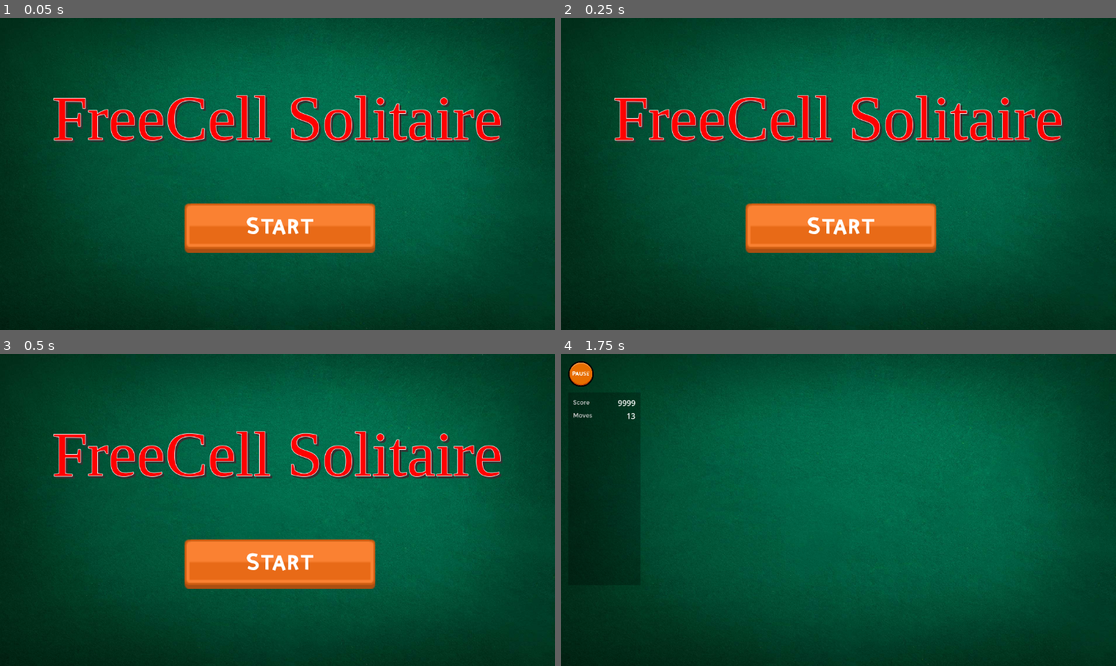
Above: before the commit, frames 1-4 (two rows, left to right).
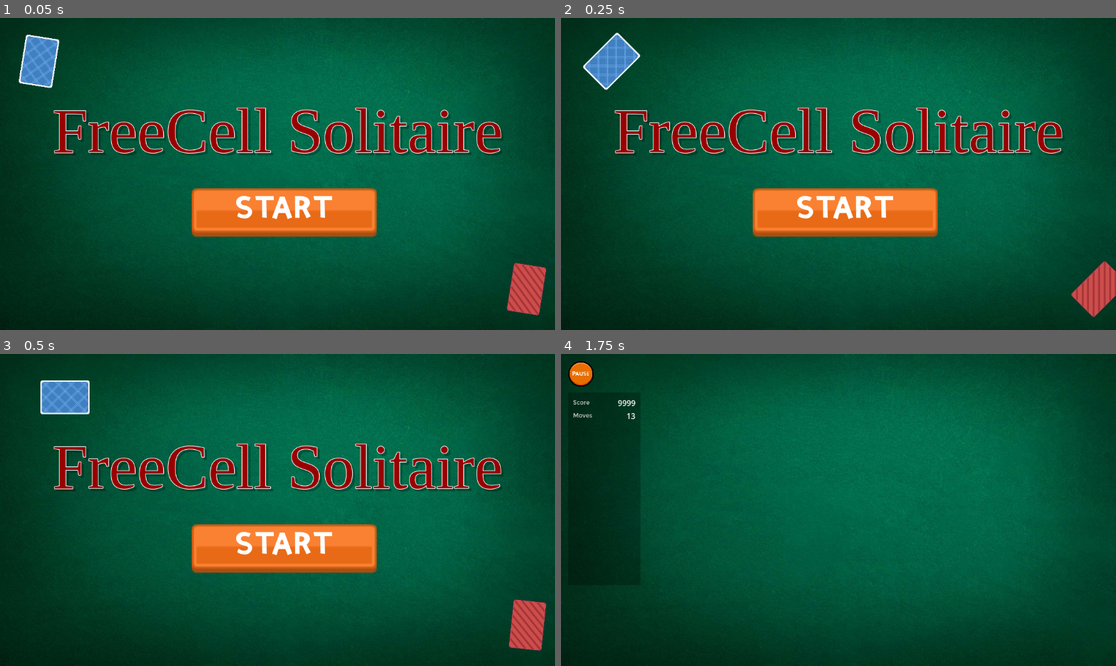
Above: after the commit, the same moments.

Repository: gitbrent/godot-freecell
Game: Godot game, scene res://scenes/main_node.tscn
Two runs of this game, one before a commit and one after it. Both use one fixed random seed, a clock stepped at 60 frames per second and the inputs below.
Inputs (mouse positions are in pixels of both pictures, inside the frame that each line leads up to; where the layout moved, square brackets give the same spot in the first picture):
- Up to frame 1 (0.05 s): no input
- Up to frame 2 (0.25 s): no input
- Up to frame 3 (0.5 s): no input
- Up to frame 4 (1.75 s): click (844, 547) [838, 563] at 0.5 s; tap Enter at 1.25 s

The runs differ from the first frame. In frame 1, 16% of the frame differs, in the area x 3-99%, y 5-96%; in frame 2, 16%; in frame 3, 16%; in frame 4, nothing differs.

Commit message:
replaced old start screen

Diff:
--- a/scenes/main_node.tscn
+++ b/scenes/main_node.tscn
@@ -1,13 +1,17 @@
-[gd_scene load_steps=4 format=3 uid="uid://ds2koqa8mmpn1"]
+[gd_scene load_steps=5 format=3 uid="uid://ds2koqa8mmpn1"]
 
 [ext_resource type="Script" path="res://scripts/main_node.gd" id="1_mdu7i"]
 [ext_resource type="PackedScene" uid="uid://dkej8f56i2pty" path="res://scenes/start_scene.tscn" id="2_rlurv"]
 [ext_resource type="PackedScene" uid="uid://yk1wyekngt53" path="res://scenes/game_scene.tscn" id="3_0efa7"]
+[ext_resource type="PackedScene" uid="uid://cs02n06c7qb41" path="res://scenes/start_scene_new.tscn" id="4_71jna"]
 
 [node name="MainNode" type="Node"]
 script = ExtResource("1_mdu7i")
 
 [node name="StartScene" parent="." instance=ExtResource("2_rlurv")]
+visible = false
 
 [node name="GameScene" parent="." instance=ExtResource("3_0efa7")]
 visible = false
+
+[node name="StartScene2" parent="." instance=ExtResource("4_71jna")]
--- /dev/null
+++ b/scenes/start_scene_new.gd
@@ -0,0 +1,14 @@
+extends Node2D
+
+signal start_button_pressed()
+
+# Called when the node enters the scene tree for the first time.
+func _ready():
+	pass # Replace with function body.
+
+# Called every frame. 'delta' is the elapsed time since the previous frame.
+func _process(delta):
+	pass
+
+func _on_start_button_pressed():
+	emit_signal("start_button_pressed")
--- a/scenes/start_scene_new.tscn
+++ b/scenes/start_scene_new.tscn
@@ -1,21 +1,23 @@
-[gd_scene load_steps=10 format=3 uid="uid://cs02n06c7qb41"]
+[gd_scene load_steps=11 format=3 uid="uid://cs02n06c7qb41"]
 
-[ext_resource type="Texture2D" uid="uid://2non5yojsj8q" path="res://assets/background.jpg" id="1_56qmj"]
-[ext_resource type="FontFile" uid="uid://bo10p827dpevb" path="res://assets/fonts/LiberationSerif-Regular.ttf" id="2_ddlmt"]
-[ext_resource type="Texture2D" uid="uid://bwo4udgrflhao" path="res://assets/buttons/red_button11.png" id="3_d8fqx"]
-[ext_resource type="Texture2D" uid="uid://dwqlsmbe6bsv" path="res://assets/buttons/red_button12.png" id="4_mv4h2"]
-[ext_resource type="FontFile" uid="uid://b8wlkh3hxbgdn" path="res://assets/fonts/kirifont/KiriFont.ttf" id="5_e5gml"]
-[ext_resource type="Texture2D" uid="uid://bxc8t2wncfxs5" path="res://assets/back01.png" id="5_uibdg"]
-[ext_resource type="Script" path="res://scripts/CardTopLeft.gd" id="6_6a0jv"]
-[ext_resource type="Texture2D" uid="uid://cnep5wnsqfkvs" path="res://assets/back02.png" id="7_t446a"]
-[ext_resource type="Script" path="res://scripts/CardBtmRight.gd" id="8_iekfn"]
+[ext_resource type="Texture2D" uid="uid://2non5yojsj8q" path="res://assets/background.jpg" id="1_jssrt"]
+[ext_resource type="Script" path="res://scenes/start_scene_new.gd" id="1_rm5e3"]
+[ext_resource type="FontFile" uid="uid://bo10p827dpevb" path="res://assets/fonts/LiberationSerif-Regular.ttf" id="2_2aa4l"]
+[ext_resource type="Texture2D" uid="uid://bwo4udgrflhao" path="res://assets/buttons/red_button11.png" id="3_w88dj"]
+[ext_resource type="Texture2D" uid="uid://dwqlsmbe6bsv" path="res://assets/buttons/red_button12.png" id="4_l5kvs"]
+[ext_resource type="FontFile" uid="uid://b8wlkh3hxbgdn" path="res://assets/fonts/kirifont/KiriFont.ttf" id="5_kmbjq"]
+[ext_resource type="Texture2D" uid="uid://bxc8t2wncfxs5" path="res://assets/back01.png" id="6_ahjxa"]
+[ext_resource type="Script" path="res://scripts/CardTopLeft.gd" id="7_mxw17"]
+[ext_resource type="Texture2D" uid="uid://cnep5wnsqfkvs" path="res://assets/back02.png" id="8_ovatb"]
+[ext_resource type="Script" path="res://scripts/CardBtmRight.gd" id="9_o68e0"]
 
-[node name="StartScene" type="Node"]
+[node name="StartScene" type="Node2D"]
+script = ExtResource("1_rm5e3")
 
 [node name="Background" type="TextureRect" parent="."]
 offset_right = 1152.0
 offset_bottom = 648.0
-texture = ExtResource("1_56qmj")
+texture = ExtResource("1_jssrt")
 expand_mode = 1
 
 [node name="Title" type="RichTextLabel" parent="."]
@@ -55,24 +57,23 @@
 
 [node name="Label" type="Label" parent="StartButton/CenterContainer"]
 layout_mode = 2
-theme_override_fonts/font = ExtResource("5_e5gml")
+theme_override_fonts/font = ExtResource("5_kmbjq")
 theme_override_font_sizes/font_size = 48
 text = "START"
-horizontal_alignment = 1
-vertical_alignment = 1
 
 [node name="TopContainer" type="Control" parent="."]
 layout_mode = 3
 anchors_preset = 10
 anchor_right = 1.0
+offset_right = 1152.0
 offset_bottom = 180.0
 grow_horizontal = 2
 
 [node name="CardTopLeft" type="Sprite2D" parent="TopContainer"]
 position = Vector2(75, 90)
 scale = Vector2(0.2, 0.2)
-texture = ExtResource("5_uibdg")
-script = ExtResource("6_6a0jv")
+texture = ExtResource("6_ahjxa")
+script = ExtResource("7_mxw17")
 
 [node name="BtmContainer" type="Control" parent="."]
 layout_mode = 3
@@ -80,14 +81,17 @@
 anchor_top = 1.0
 anchor_right = 1.0
 anchor_bottom = 1.0
-offset_top = -183.0
-offset_right = 2.0
-offset_bottom = -3.0
+offset_left = 4.0
+offset_top = 469.0
+offset_right = 1156.0
+offset_bottom = 649.0
 grow_horizontal = 2
 grow_vertical = 0
 
 [node name="CardBtmRight" type="Sprite2D" parent="BtmContainer"]
 position = Vector2(1083, 94)
 scale = Vector2(0.2, 0.2)
-texture = ExtResource("7_t446a")
-script = ExtResource("8_iekfn")
+texture = ExtResource("8_ovatb")
+script = ExtResource("9_o68e0")
+
+[connection signal="pressed" from="StartButton" to="." method="_on_start_button_pressed"]
--- a/scripts/main_node.gd
+++ b/scripts/main_node.gd
@@ -2,10 +2,12 @@
 
 @onready var start_scene:Node2D = $StartScene
 @onready var game_scene:Node2D = $GameScene
+@onready var start_scene_2:Node2D = $StartScene2
 
 # Called when the node enters the scene tree for the first time.
 func _ready():
 	start_scene.connect("start_button_pressed", on_start_button_pressed)
+	start_scene_2.connect("start_button_pressed", on_start_button_pressed)
 
 # Called every frame. 'delta' is the elapsed time since the previous frame.
 func _process(delta):
@@ -13,5 +15,6 @@
 
 func on_start_button_pressed():
 	start_scene.visible = false
+	start_scene_2.visible = false
 	game_scene.visible = true
 	#pass
Not shown: 2 places in scenes/start_scene_new.tscn that only renumber resources
